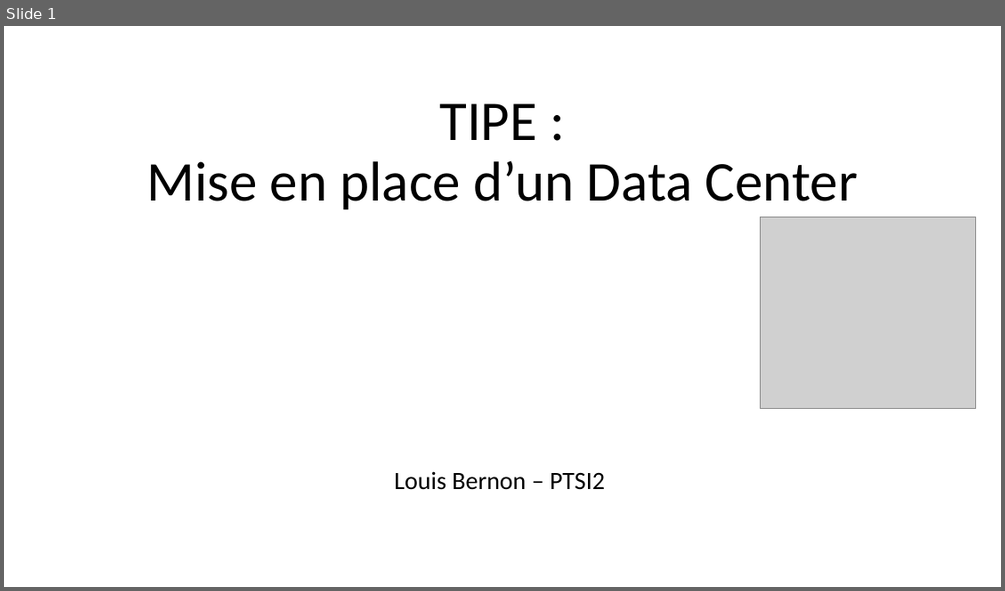
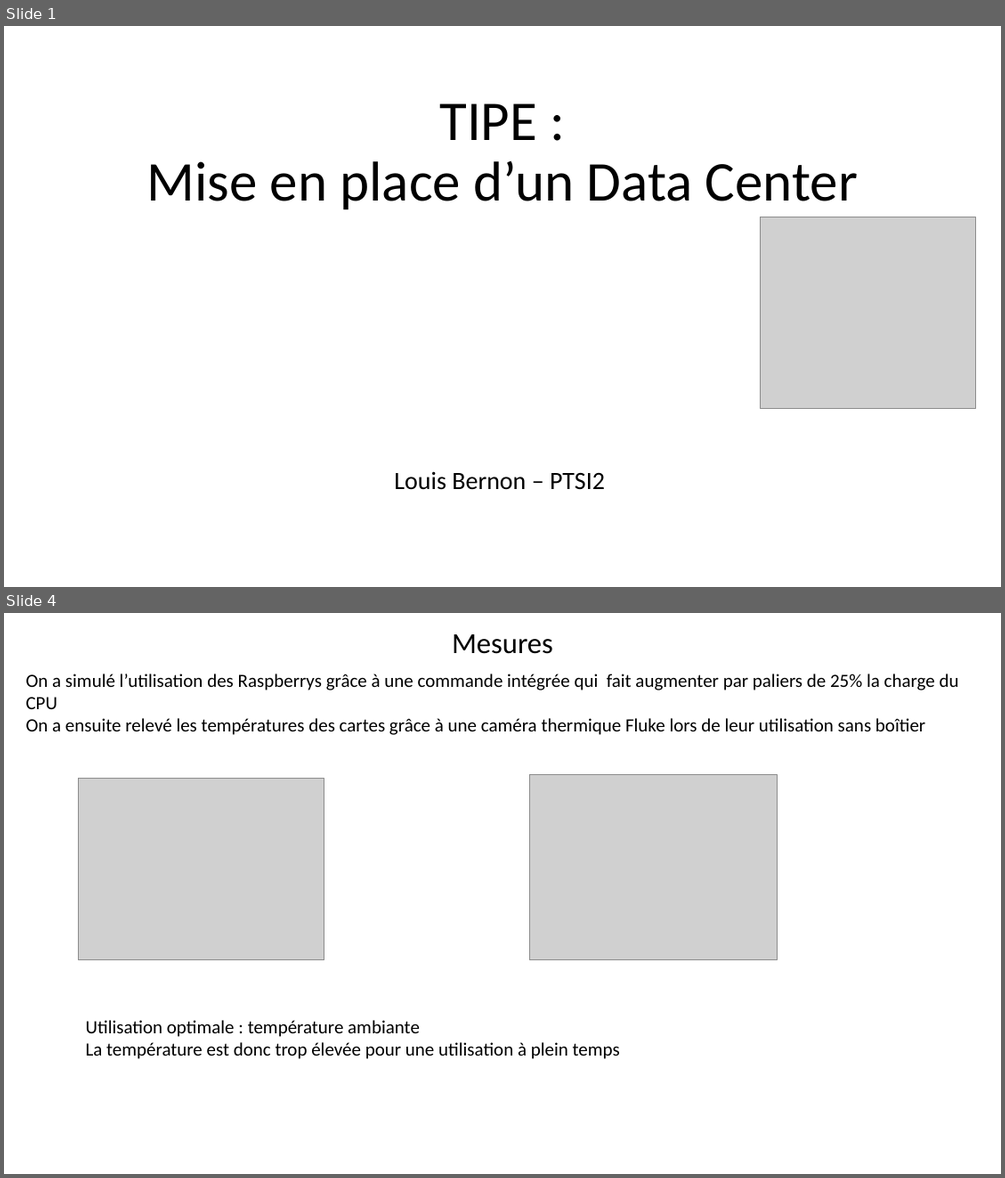
Before and after one commit to ZeromusSoftware/RPi3500, a slide deck: heat_control/Presentation_TIPE.pptx. Shown one above the other, each under a label of ours: slide 1 before the commit, slides 1 and 4 after it; the slides between them are not shown. The pictures are 1005x591 and 1005x1178 pixels, drawn with LibreOffice and Linux fonts; fonts in the diff are those of the drawing; grey boxes stand for pictures. Boxes give left, top, right and bottom in pixels: in the first picture for what was removed or moved away, otherwise in the second. Text is boxed around its words. In the diff, an @@ line names an element or a change of style, - is before the commit and + after.

```diff
--- a/heat_control/Presentation_TIPE.pptx
+++ b/heat_control/Presentation_TIPE.pptx
@@ slide 4 added at [4,613,1001,1174], background #FFFFFF @@
@@ title added at [452,634,553,654], 28 pt, text #000000 @@
+Mesures
@@ text added at [26,674,959,735], 18 pt, text #000000 @@
+On a simulé l’utilisation des Raspberrys grâce à une commande intégrée qui fait augmenter par paliers de 25% la charge du CPU
+On a ensuite relevé les températures des cartes grâce à une caméra thermique Fluke lors de leur utilisation sans boîtier
@@ picture added at [78,779,324,960] @@
@@ picture added at [529,774,777,960] @@
@@ text added at [86,1020,620,1059], 18 pt, text #000000 @@
+Utilisation optimale : température ambiante
+La température est donc trop élevée pour une utilisation à plein temps
```
Also in this commit, not shown: 2 slides changed, 3 other slides added, 1 slide removed.
